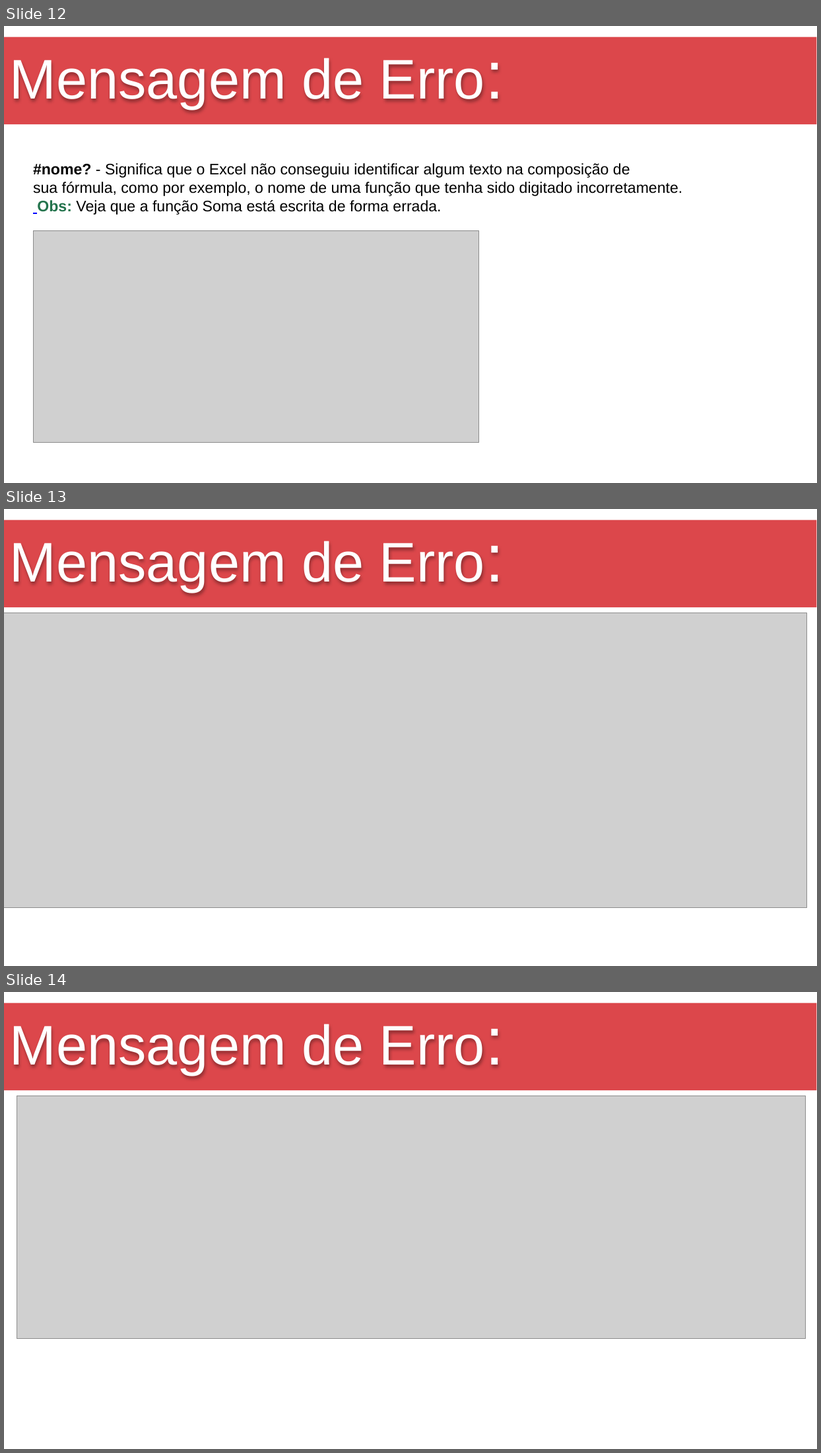
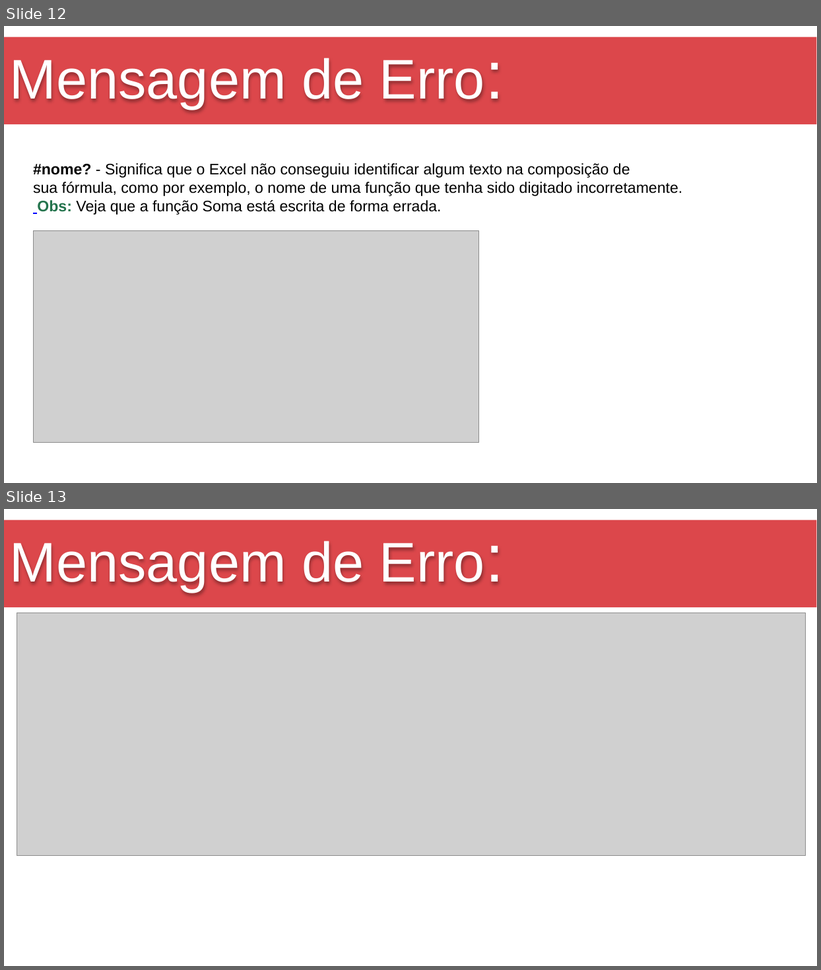
Before and after one commit to Marcsuper/TeachX, a slide deck: Turma Home Jan2018/1° Sabado/Aula 1/Apresentação Aula de Excel 1.pptx. Shown one above the other, each under a label of ours: slides 12, 13 and 14 before the commit, slides 12 and 13 after it. The pictures are 821x1453 and 821x970 pixels, drawn with LibreOffice and Linux fonts; fonts in the diff are those of the drawing; grey boxes stand for pictures. Boxes give left, top, right and bottom in pixels: in the first picture for what was removed or moved away, otherwise in the second. Text is boxed around its words. In the diff, an @@ line names an element or a change of style, - is before the commit and + after.

```diff
--- a/Turma Home Jan2018/1° Sabado/Aula 1/Apresentação Aula de Excel 1.pptx
+++ b/Turma Home Jan2018/1° Sabado/Aula 1/Apresentação Aula de Excel 1.pptx
@@ slide 13 removed at (x1=4, y1=509, x2=817, y2=966), background #FFFFFF @@
@@ rectangle removed at (x1=4, y1=520, x2=816, y2=607) @@
@@ title removed at (x1=10, y1=541, x2=485, y2=592) @@
-Mensagem de Erro:
@@ picture removed at (x1=4, y1=613, x2=807, y2=908) @@
@@ what was slide 14 is now slide 13 @@
```
Also in this commit, not shown: 8 other files.
